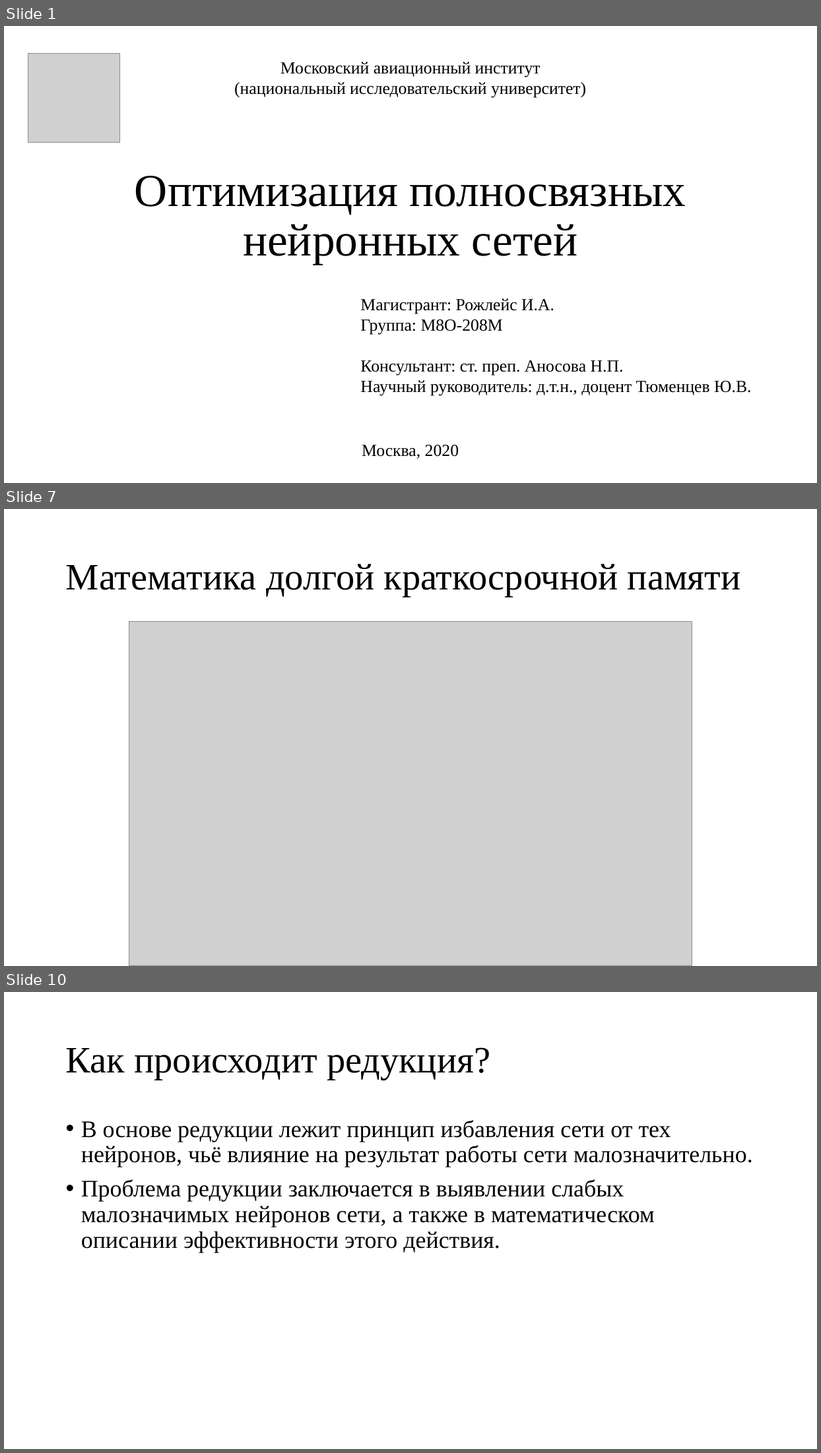
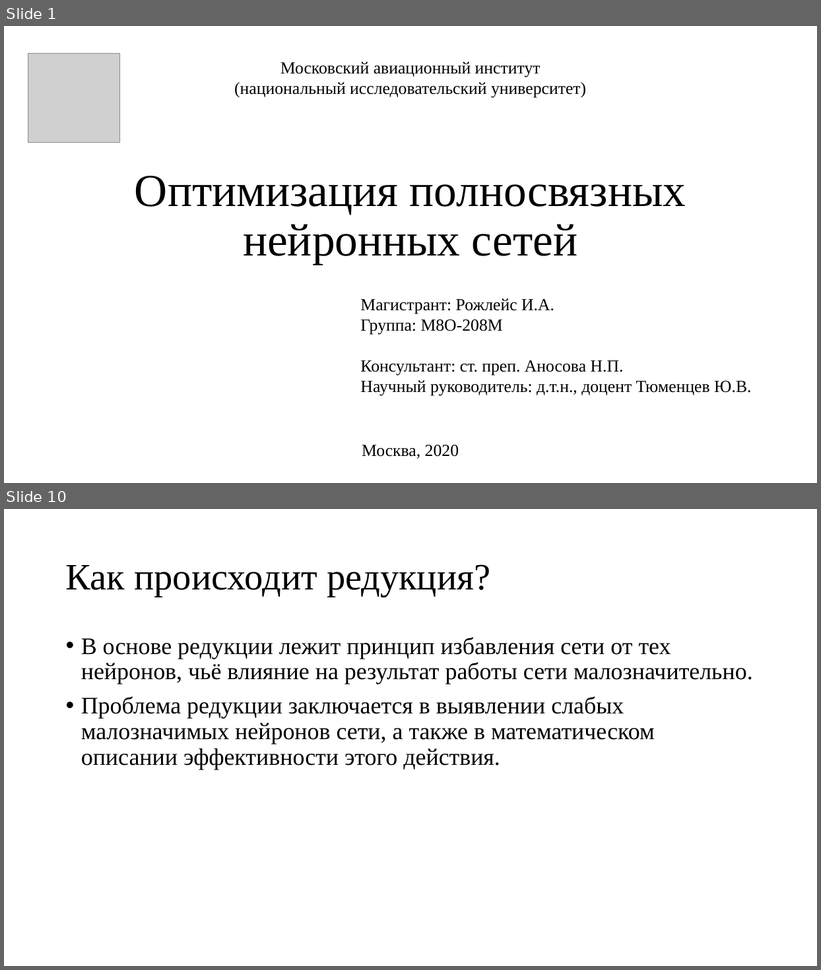
Before and after one commit to sven4500/masters-diploma, a slide deck: Презентация/Пезентация.ppt. Shown one above the other, each under a label of ours: slides 1, 7 and 10 before the commit, slides 1 and 10 after it; the slides between them are not shown. The pictures are 821x1453 and 821x970 pixels, drawn with LibreOffice and Linux fonts; fonts in the diff are those of the drawing; grey boxes stand for pictures. Boxes give left, top, right and bottom in pixels: in the first picture for what was removed or moved away, otherwise in the second. Text is boxed around its words. In the diff, an @@ line names an element or a change of style, - is before the commit and + after.

```diff
--- a/Презентация/Пезентация.ppt
+++ b/Презентация/Пезентация.ppt
@@ slide 7 removed at bbox=[4, 509, 817, 966], background #FFFFFF @@
@@ title removed at bbox=[66, 564, 741, 597] @@
-Математика долгой краткосрочной памяти
@@ picture removed at bbox=[129, 622, 692, 966] @@
```
Also in this commit, not shown: 13 slides changed, 2 slides added, 1 other slide removed.
